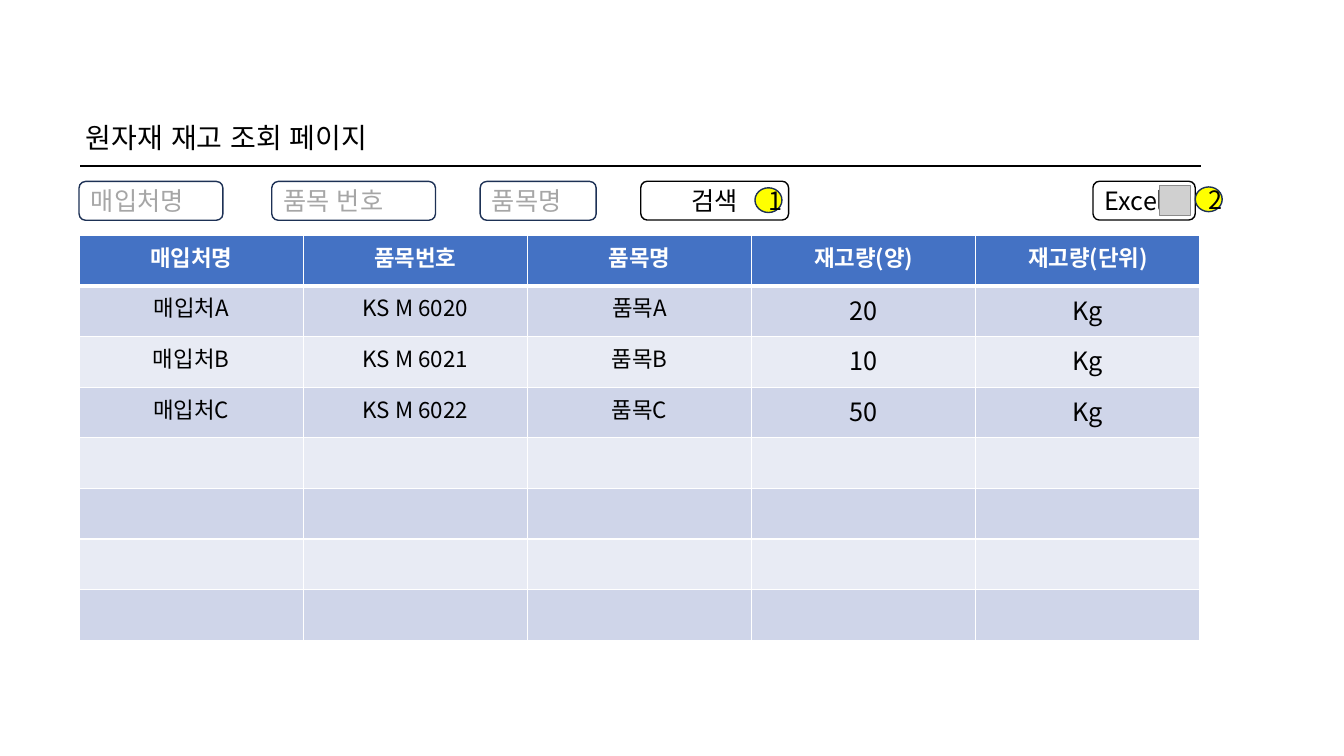
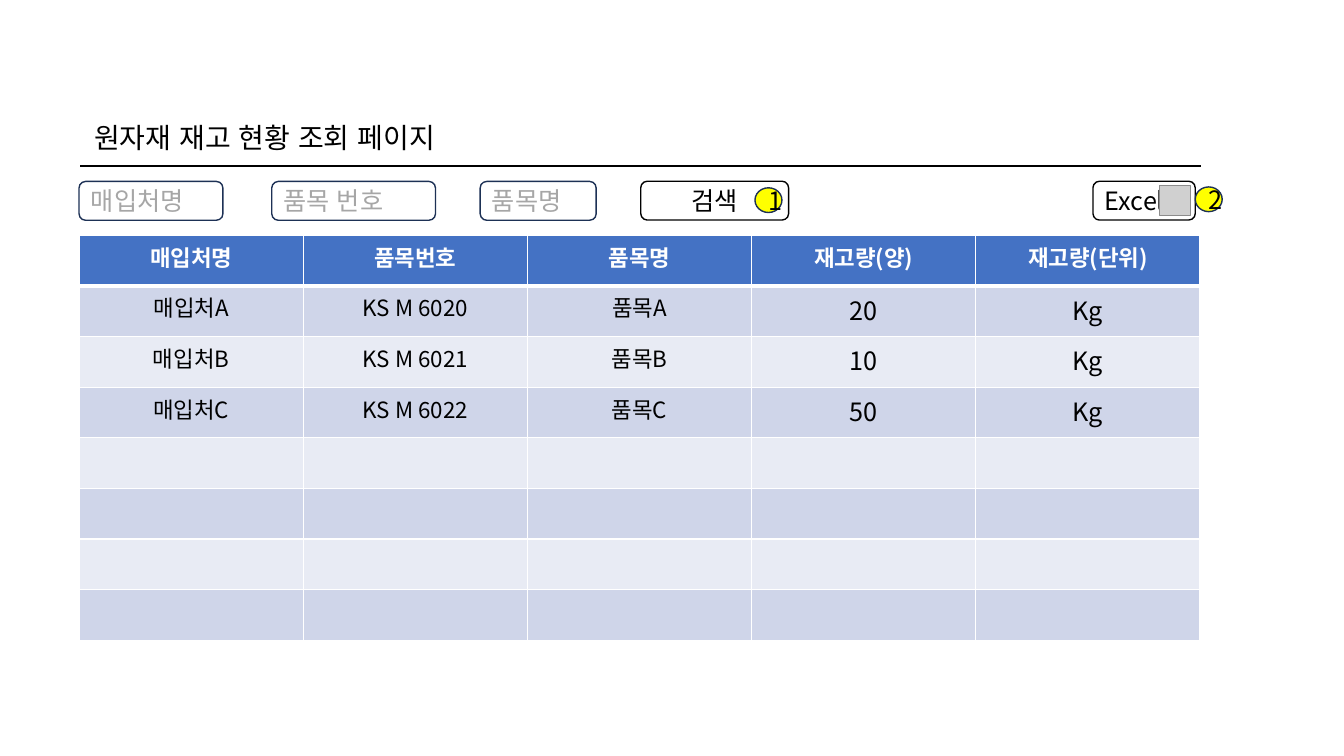
Before and after one commit to wjdgotjd28-del/mes_tripleJ, a slide deck: slide 7 of 화면설계서/원자재 입출고 관리 페이지.pptx. Drawn at 1344x756 pixels with LibreOffice and Linux fonts; fonts in the diff are those of the drawing; grey boxes stand for pictures; background and template pictures are left out. Boxes give left, top, right and bottom in pixels: in the first picture for what was removed or moved away, otherwise in the second. Text is boxed around its words. In the diff, an @@ line names an element or a change of style, - is before the commit and + after.

```diff
--- a/화면설계서/원자재 입출고 관리 페이지.pptx
+++ b/화면설계서/원자재 입출고 관리 페이지.pptx
@@ rectangle "원자재 재고 현황 조회 페이지": place and size @@
-rectangle "원자재 재고 현황 조회 페이지" at (64, 74, 397, 202)
+rectangle "원자재 재고 현황 조회 페이지" at (64, 74, 474, 202)
@@ text in rectangle at (94, 124, 435, 151): text changed @@
-원자재 재고 조회 페이지
+원자재 재고 현황 조회 페이지
```
Also in this commit, not shown: 3 other slides changed, 2 other files.
